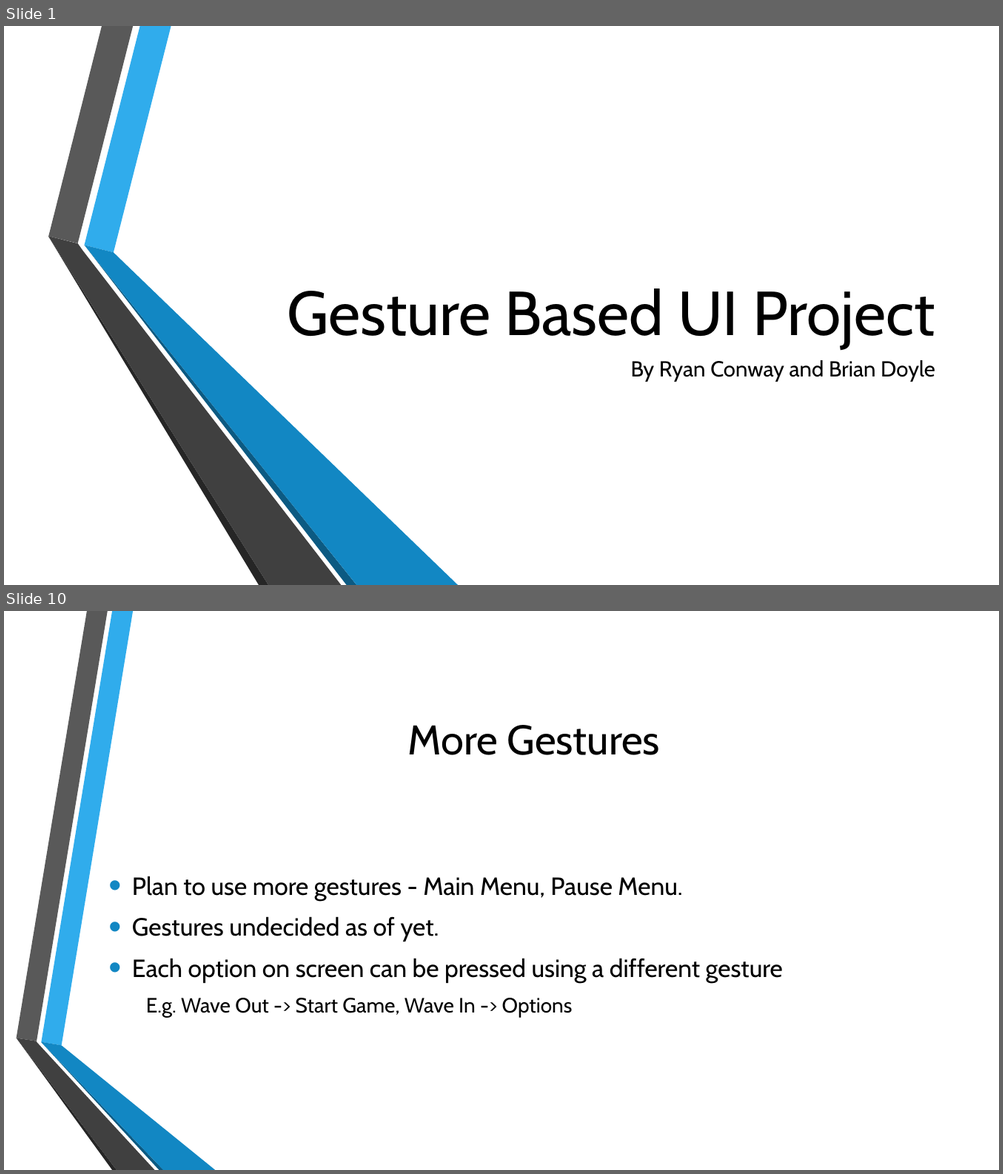
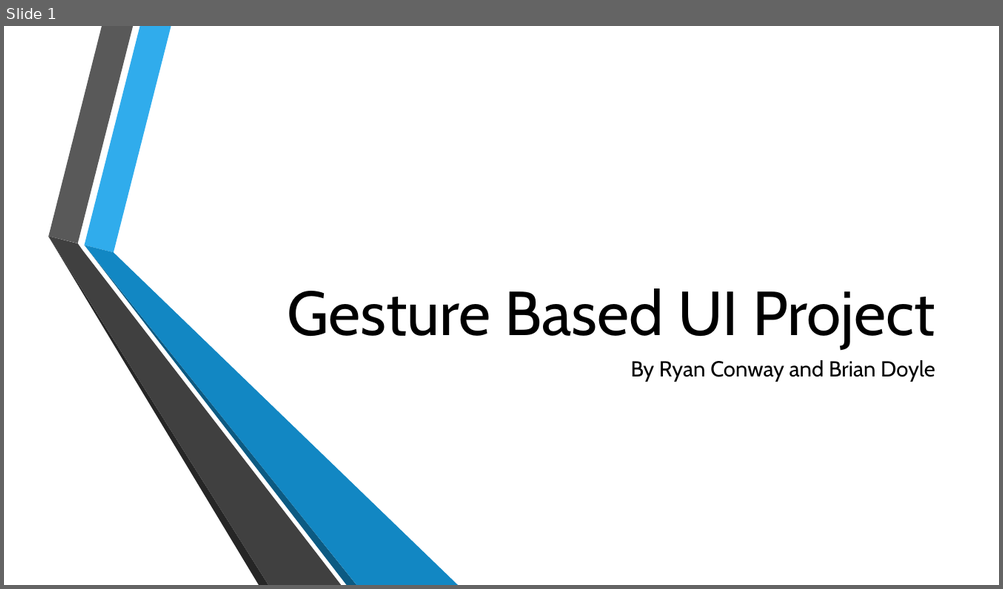
Before and after one commit to BrianD147/Gesture-Based-UI-Development-Project, a slide deck: Gesture Based UI Project.pptx. Shown one above the other, each under a label of ours: slides 1 and 10 before the commit, slide 1 after it; the slides between them are not shown. The pictures are 1003x1174 and 1003x589 pixels, drawn with LibreOffice and Linux fonts; fonts in the diff are those of the drawing; background and template pictures are left out. Boxes give left, top, right and bottom in pixels: in the first picture for what was removed or moved away, otherwise in the second. Text is boxed around its words. In the diff, an @@ line names an element or a change of style, - is before the commit and + after.

Commit message:
Redesigned options scene, added pause menu to main scene, and updated presentation

```diff
--- a/Gesture Based UI Project.pptx
+++ b/Gesture Based UI Project.pptx
@@ slide 10 removed at [4, 611, 999, 1170], background picture (left out) @@
@@ title removed at [408, 725, 660, 755] @@
-More Gestures
@@ text removed at [132, 876, 782, 1018] @@
-• Plan to use more gestures - Main Menu, Pause Menu.
-• Gestures undecided as of yet.
-• Each option on screen can be pressed using a different gesture
-  E.g. Wave Out -> Start Game, Wave In -> Options
@@ group removed at [16, 611, 215, 1170]: 6 freeform shapes @@
```
Also in this commit, not shown: 1 slide changed, 4 slides added, 7 other slides removed, 3 other files.
